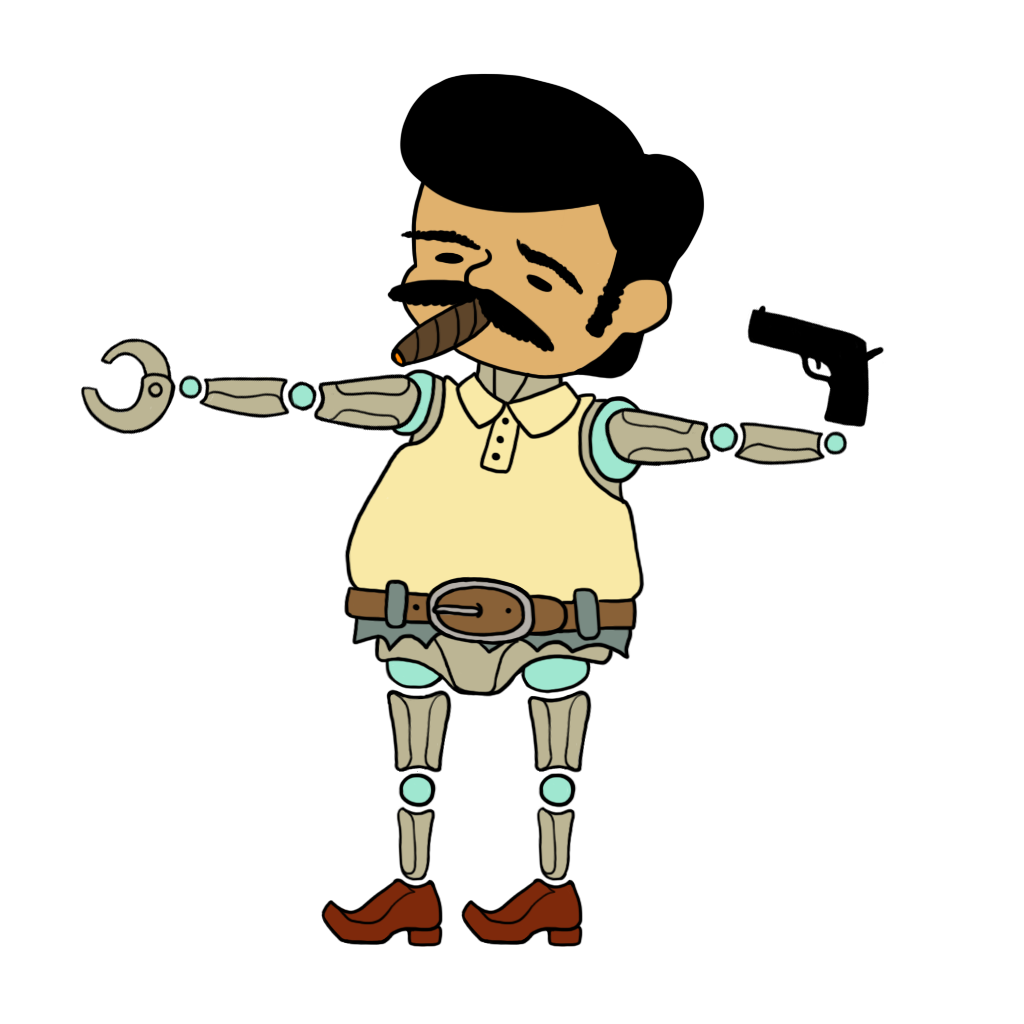
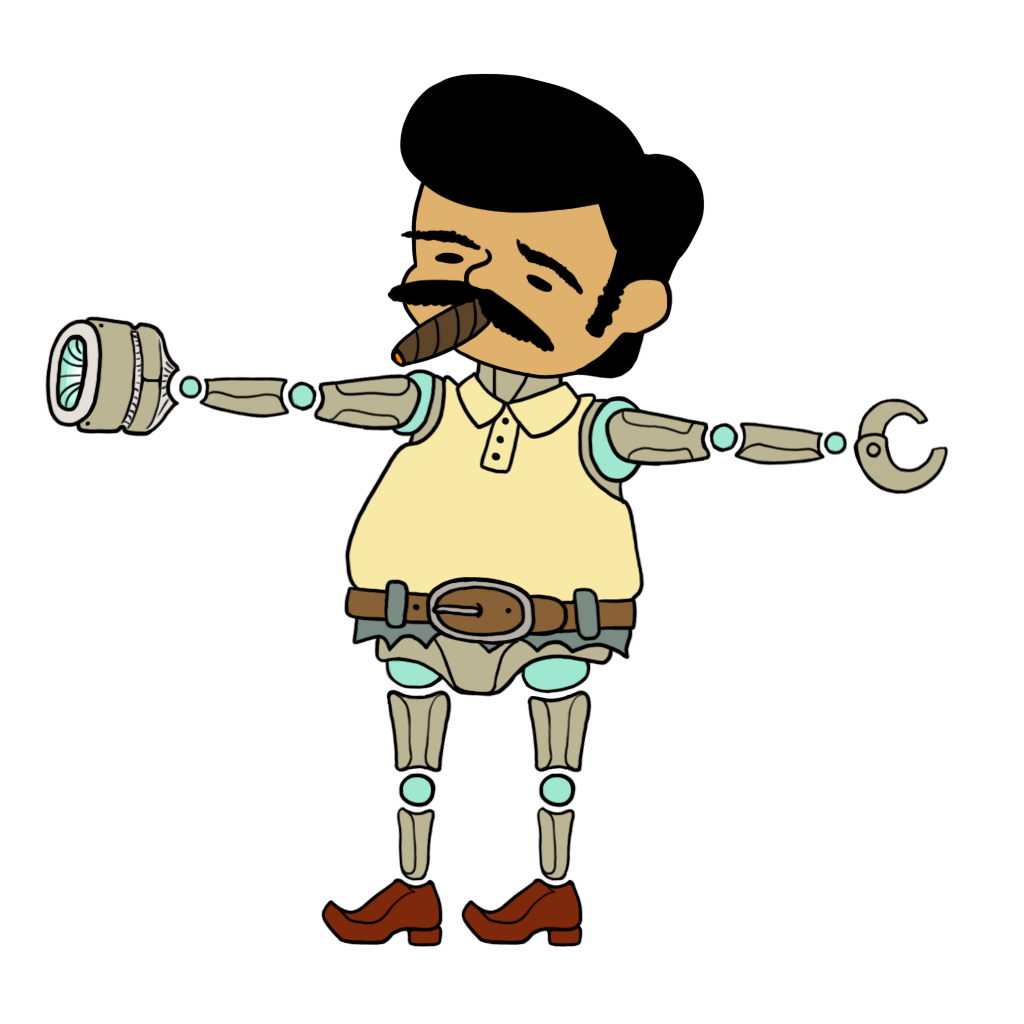
Two versions of the same layered image (1024px x 1024px). Layer-by-layer changes:
removed layer "gun_l" from group "arm_l" over 747, 304, 886, 470
added group "wrench_hand_l" with 1 layers in group "arm_l" over 852, 397, 949, 495
added layer "clasp1" in group "wrench_hand_l" over 852, 397, 949, 495
added layer "forearm_l" in group "arm_l" over 825, 421, 848, 427
removed layer "wrench_hand_r" from group "arm_r" over 80, 337, 181, 436
added layer "gun_r" in group "arm_r" over 45, 316, 181, 437
